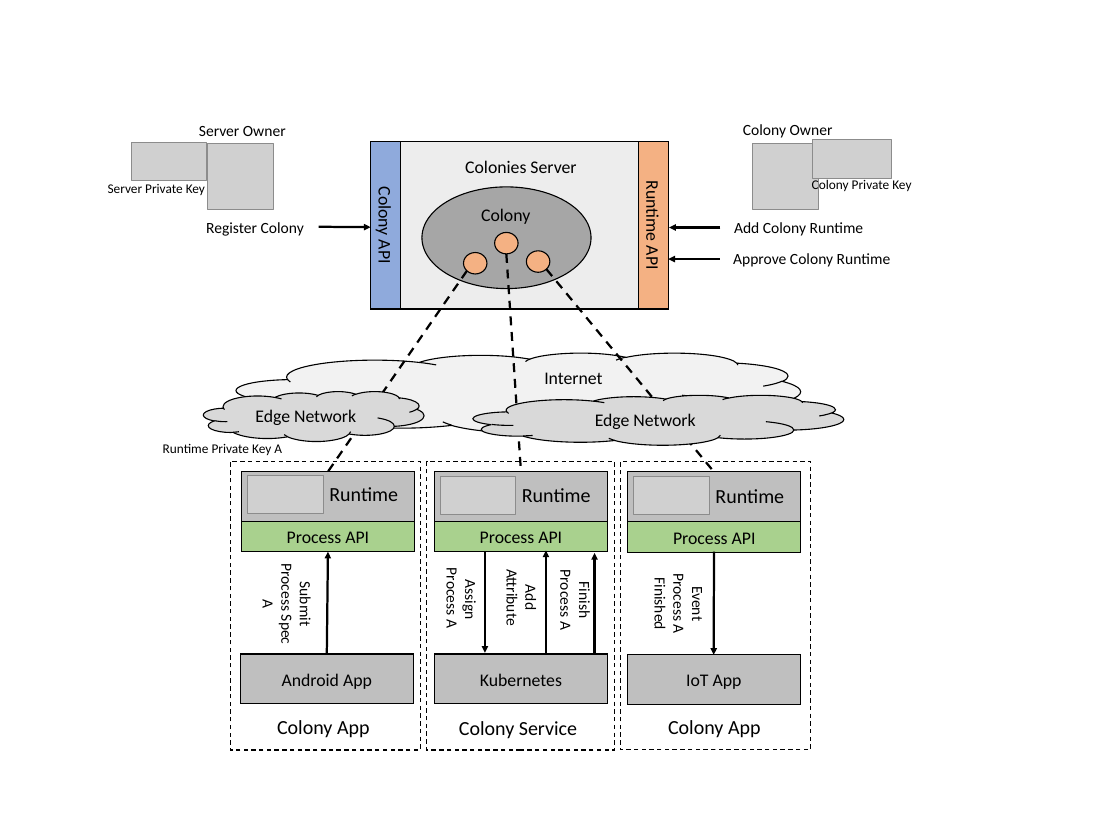
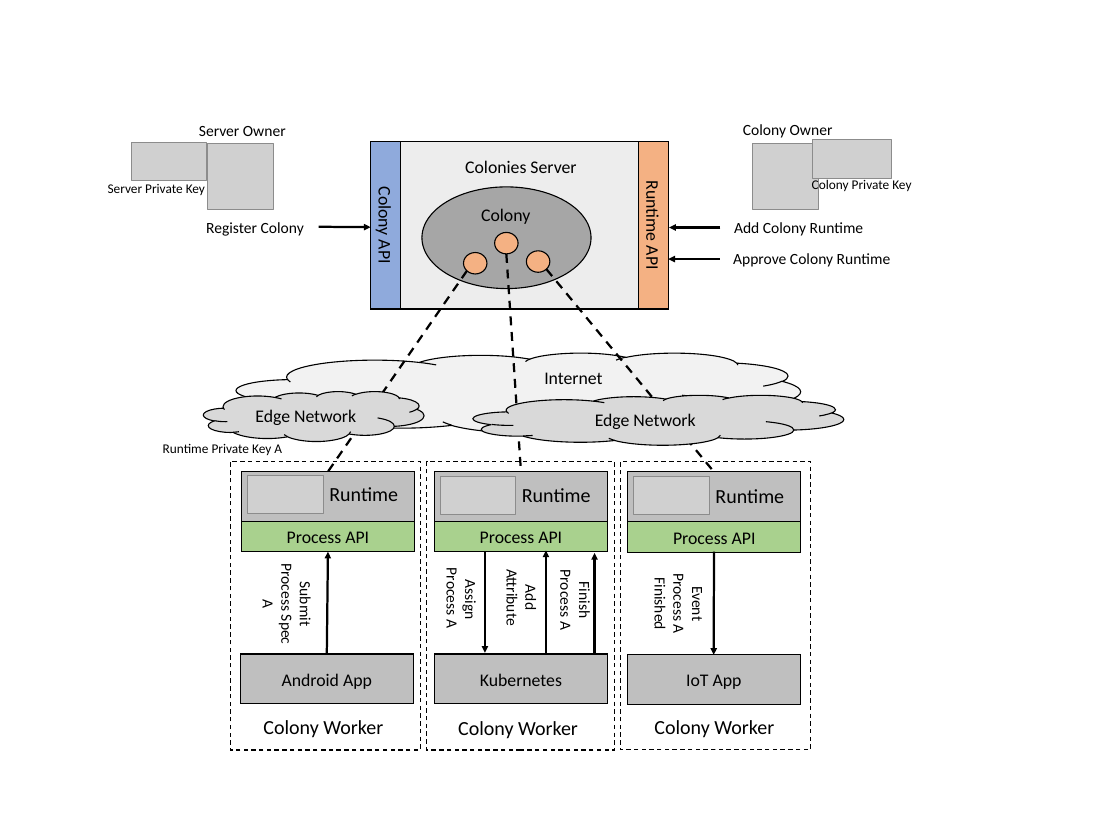
Before and after one commit to colonyos/colonies, a slide deck: slide 1 of docs/images/ColoniesArch.pptx. Drawn at 1120x840 pixels with LibreOffice and Linux fonts; fonts in the diff are those of the drawing; grey boxes stand for pictures. Boxes give left, top, right and bottom in pixels: in the first picture for what was removed or moved away, otherwise in the second. Text is boxed around its words. In the diff, an @@ line names an element or a change of style, - is before the commit and + after.

```diff
--- a/docs/images/ColoniesArch.pptx
+++ b/docs/images/ColoniesArch.pptx
@@ text at [263,720,383,738]: text changed @@
-Colony App
+Colony Worker
@@ text at [458,721,578,739]: text changed @@
-Colony Service
+Colony Worker
@@ text at [654,720,774,738]: text changed @@
-Colony App
+Colony Worker
```
Also in this commit, not shown: 1 other file.
